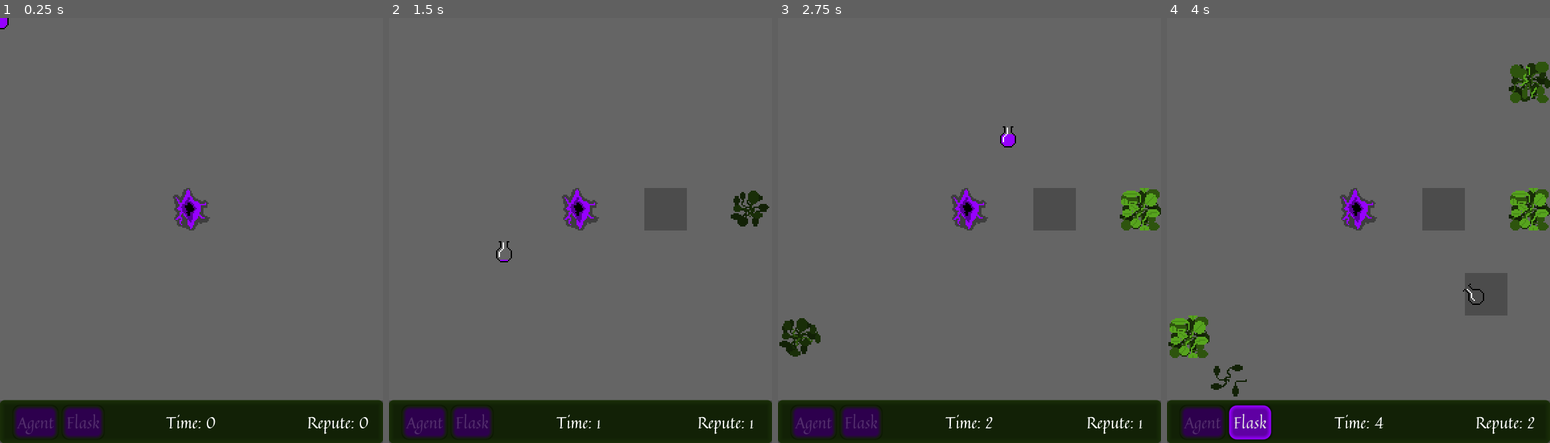
Above: before the commit, frames 1-4 (left to right).
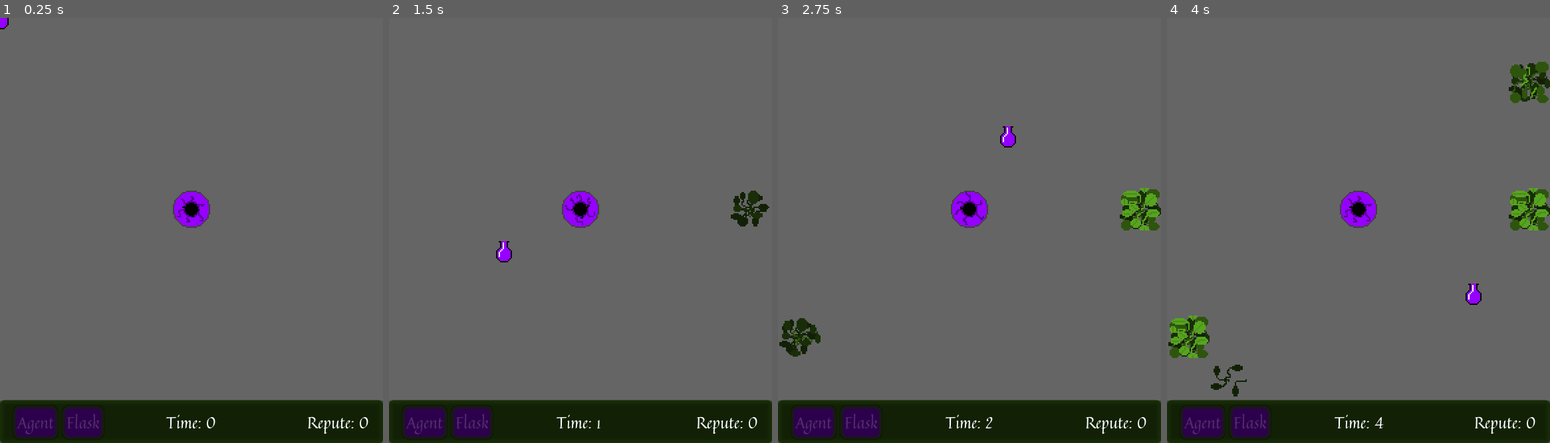
Above: after the commit, the same moments.

Repository: the-alex-g/LD50
Game: Godot game, scene res://Main/Main.tscn
Two runs of this game, one before a commit and one after it. Both use one fixed random seed, a clock stepped at 60 frames per second and the inputs below.
Inputs (mouse positions are in pixels of both pictures, inside the frame that each line leads up to):
- Up to frame 1 (0.25 s): no input
- Up to frame 2 (1.5 s): tap Enter at 0.5 s; move the mouse to (664, 209) at 0.52 s; click (664, 209) at 0.67 s; move the mouse to (503, 251) at 1.27 s; click (503, 251) at 1.42 s
- Up to frame 3 (2.75 s): move the mouse to (1007, 137) at 2.02 s; click (1007, 137) at 2.17 s
- Up to frame 4 (4 s): move the mouse to (1339, 315) at 2.77 s; click (1339, 315) at 2.92 s; move the mouse to (1473, 294) at 3.52 s; click (1473, 294) at 3.67 s

The runs differ from the first frame. In frame 1, 0.5% of the frame differs, in the area x 45-55%, y 40-50%; in frame 2, 2.0%; in frame 3, 1.9%; in frame 4, 3.8%, in the area x 16-97%, y 40-100%.

Commit message:
Change hole artwork

Diff:
--- /dev/null
+++ b/project/Main/HoleImages/HoleTexture.tres
@@ -0,0 +1,13 @@
+[gd_resource type="AnimatedTexture" load_steps=4 format=2]
+
+[ext_resource path="res://Main/HoleImages/tile_10.png" type="Texture" id=1]
+[ext_resource path="res://Main/HoleImages/tile_09.png" type="Texture" id=2]
+[ext_resource path="res://Main/HoleImages/tile_08.png" type="Texture" id=3]
+
+[resource]
+frames = 3
+frame_0/texture = ExtResource( 3 )
+frame_1/texture = ExtResource( 2 )
+frame_1/delay_sec = 0.0
+frame_2/texture = ExtResource( 1 )
+frame_2/delay_sec = 0.0
--- a/project/Main/Main.gd
+++ b/project/Main/Main.gd
@@ -4,7 +4,7 @@
 
 const PLANT_TIME_STEP := 1.01
 const REFILL_TIME_STEP := 1.5
-const EMPTY := 0
+const EMPTY := 1
 const INITIAL_TILES := 2
 
 export var _plant_time := 1.0
--- a/project/Main/Main.tscn
+++ b/project/Main/Main.tscn
@@ -1,7 +1,7 @@
 [gd_scene load_steps=7 format=2]
 
 [ext_resource path="res://Main/Main.gd" type="Script" id=1]
-[ext_resource path="res://Main/tile_8.png" type="Texture" id=2]
+[ext_resource path="res://Main/HoleImages/HoleTexture.tres" type="Texture" id=2]
 [ext_resource path="res://Mouse/CursorManager.tscn" type="PackedScene" id=3]
 [ext_resource path="res://Main/HUD.tscn" type="PackedScene" id=4]
 [ext_resource path="res://Main/tile_7.png" type="Texture" id=6]
@@ -21,7 +21,7 @@
 1/shape_one_way_margin = 0.0
 1/shapes = [  ]
 1/z_index = 0
-2/name = "tile_8.png 2"
+2/name = "HoleTexture.tres 2"
 2/texture = ExtResource( 2 )
 2/tex_offset = Vector2( 0, 0 )
 2/modulate = Color( 1, 1, 1, 1 )
@@ -56,7 +56,6 @@
 one_shot = true
 
 [node name="CursorManager" parent="." instance=ExtResource( 3 )]
-position = Vector2( 144, 144 )
 
 [connection signal="game_over" from="." to="." method="_on_Main_game_over"]
 [connection signal="game_over" from="." to="HUD" method="_on_Main_game_over"]
Binary file added: project/Main/HoleImages/tile_08.png
Not shown, added: project/Main/HoleImages/tile_08.png.import
Binary file added: project/Main/HoleImages/tile_09.png
Not shown, added: project/Main/HoleImages/tile_09.png.import
Binary file added: project/Main/HoleImages/tile_10.png
Not shown, added: project/Main/HoleImages/tile_10.png.import
Binary file removed: project/Main/tile_8.png
Not shown, changed: piskel_files/Tiles.piskel
